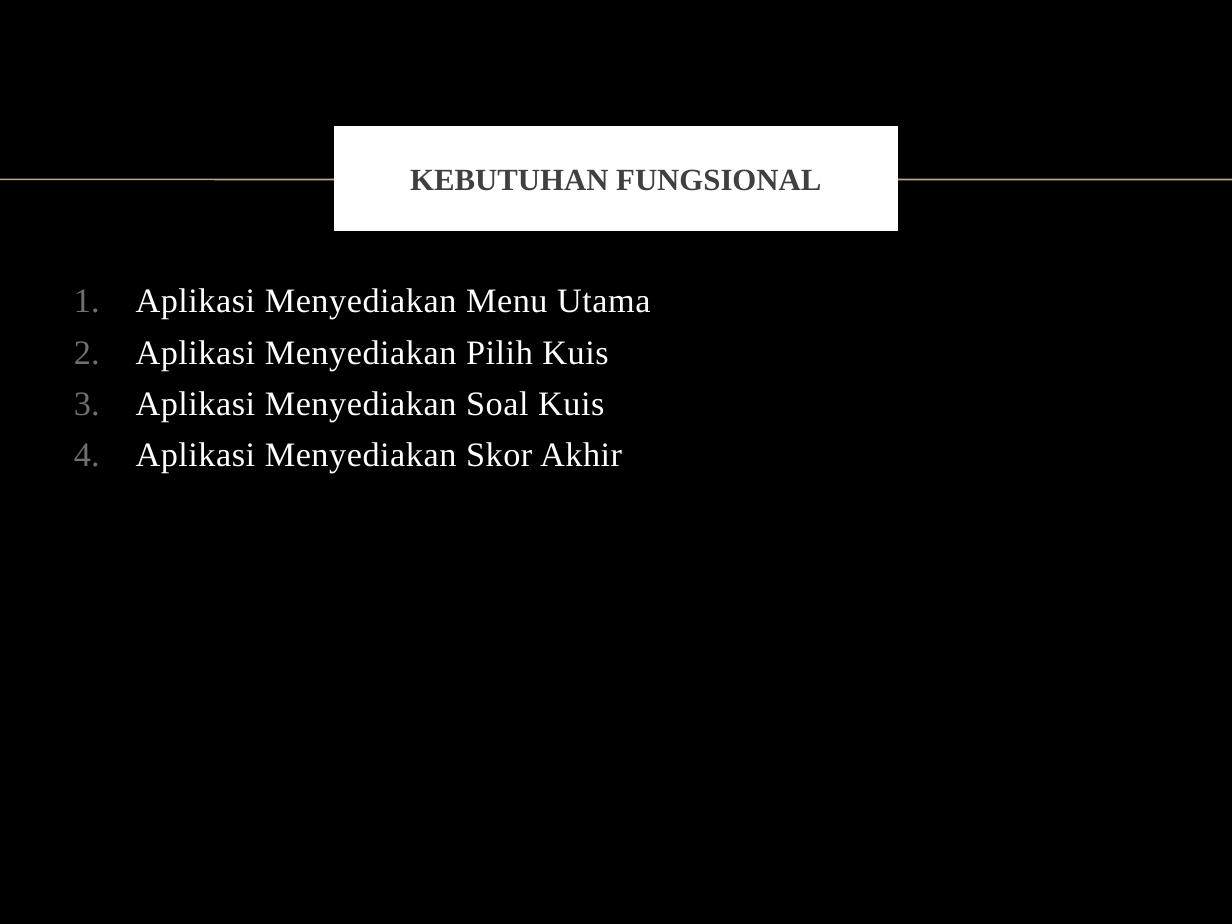
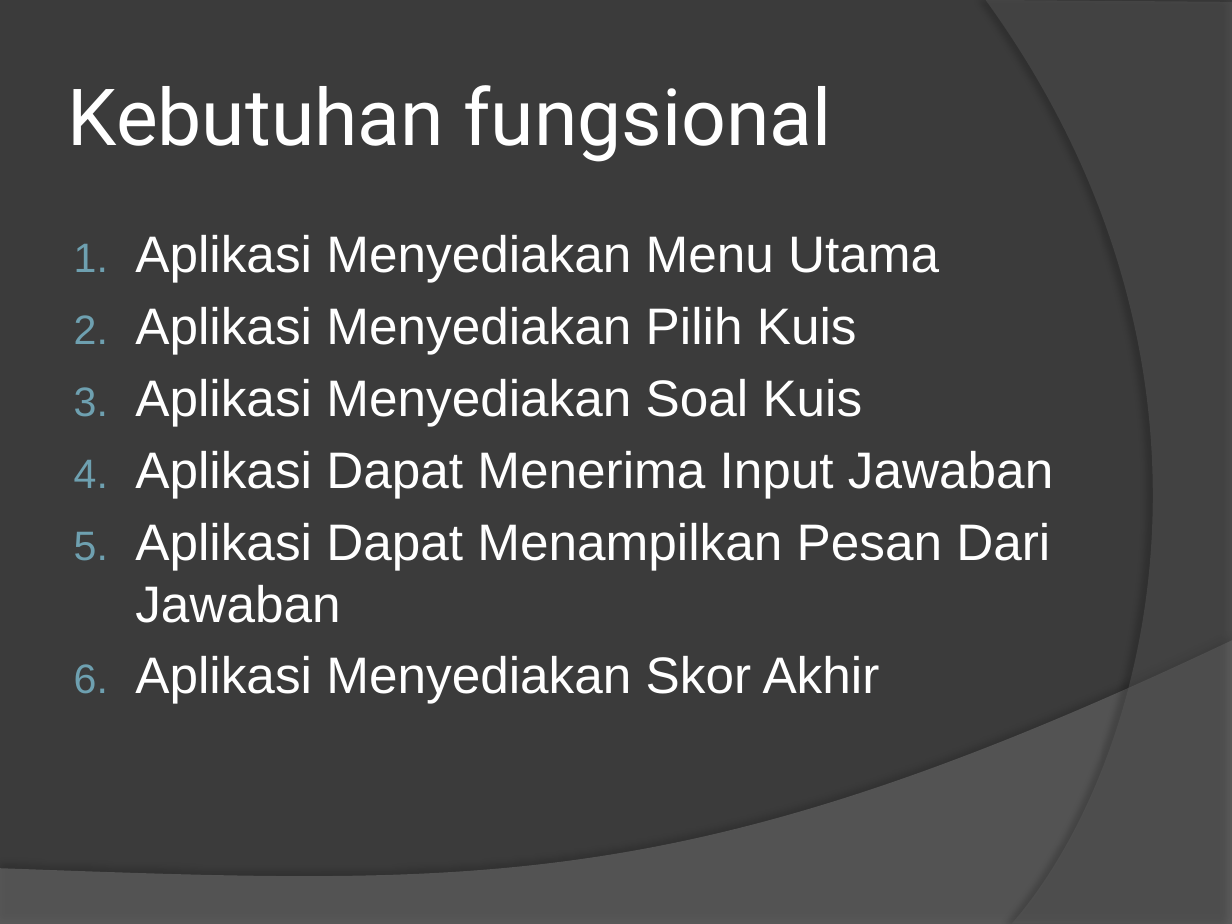
Before and after one commit to drizalmustofa/TUBES-IFB-1127050002-1127050032, a slide deck: slide 4 of Presentasi Permainan Kosakata.pptx. Drawn at 1232x924 pixels with LibreOffice and Linux fonts; fonts in the diff are those of the drawing; background and template pictures are left out. Boxes give left, top, right and bottom in pixels: in the first picture for what was removed or moved away, otherwise in the second. Text is boxed around its words. In the diff, an @@ line names an element or a change of style, - is before the commit and + after.

Commit message:
ini hasil akhir dari tugas besar kosakata

```diff
--- a/Presentasi Permainan Kosakata.pptx
+++ b/Presentasi Permainan Kosakata.pptx
@@ background picture (left out) to #3B3B3B @@
@@ freeform shape added at <box>986,0,1232,924</box>, fill #5E5E5E at 40% opacity @@
@@ title "Kebutuhan fungsional": place and size @@
-title "Kebutuhan fungsional" at <box>339,132,893,227</box>
+title "Kebutuhan fungsional" at <box>68,85,831,162</box>
@@ title "Kebutuhan fungsional" at <box>68,85,831,162</box>: fill #FFFFFF to none; outline #FFFFFF 6 pt to none @@
@@ title at <box>68,85,831,162</box>: text changed; size 18 to 46 pt; font Times New Roman to Roboto; text colour #404040 to #FFFFFF; bold off @@
-KEBUTUHAN FUNGSIONAL
+Kebutuhan fungsional
@@ line removed from (0, 180) to (1232, 180) @@
@@ text "Aplikasi Menyediakan Menu Utama": place and size @@
-text "Aplikasi Menyediakan Menu Utama" at <box>136,288,650,473</box>
+text "Aplikasi Menyediakan Menu Utama" at <box>135,235,1053,704</box>
@@ text at <box>135,235,939,704</box>: size 20 to 30 pt, font Times New Roman to Arial, letter spacing 0.3 to 0 pt in "Aplikasi Menyediakan Menu Utama", "Aplikasi Menyediakan Pilih Kuis", "Aplikasi Menyediakan Soal Kuis", "Aplikasi Menyediakan Skor Akhir"; bullet colour #6F6F74 to #6EA0B0 @@
@@ text at <box>135,451,1053,623</box>: paragraphs added @@
+4. Aplikasi Dapat Menerima Input Jawaban
+5. Aplikasi Dapat Menampilkan Pesan Dari Jawaban
@@ freeform shape added at <box>0,641,1232,924</box>, fill #7F7F7F at 45% opacity @@
```
Also in this commit, not shown: 7 other slides changed, 1 slide added, 1 slide removed, 1 other file.
